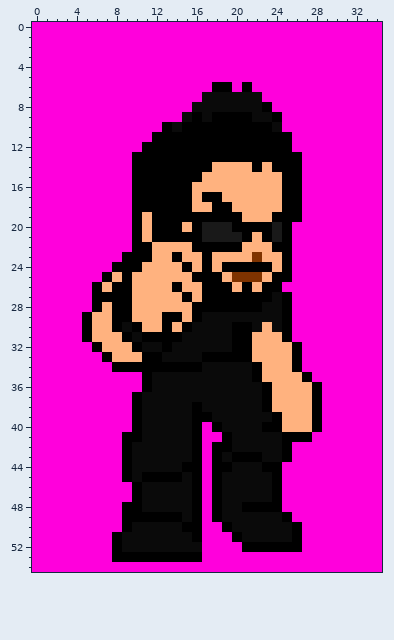
File history of a pixel-art sprite, chars/gil/sprites/hop_backwards_0.png. Above: the version before the commit.
The file is 35x55 pixels.
Once edited:
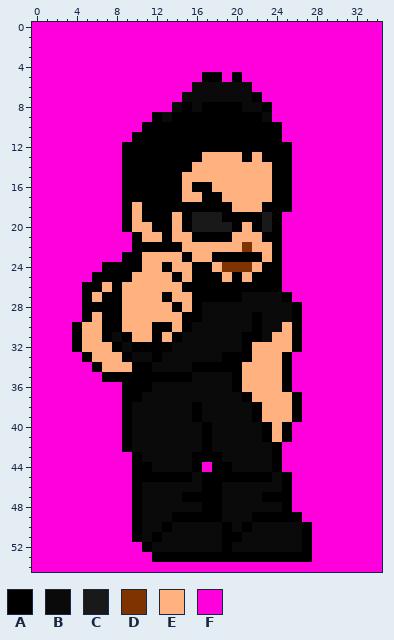
Palette (. is transparent): A #000000  B #0a0a0a  C #191919  D #7f3300  E #ffb27f  F #ff00dc
Change:
y 5: x 17..18 FF -> AA; x 20 F -> A
y 6: x 16..21 FFAAFA -> BBBBBB
y 7: x 15..16 FF -> BB; x 22 B -> A
y 8: x 14..15 FF -> BA; x 17..20 BBBB -> AAAA
y 9: x 12..15 FFFB -> ABAA; x 17 B -> A; x 22 B -> A; x 24 A -> F
y 10: x 11..12 FF -> AA; x 14 B -> A; x 24 B -> A
y 11: x 10..11 FF -> AA; x 25 A -> F
y 12: x 9..10 FF -> AA
y 13: x 9 F -> A; x 17..20 AAAA -> EEEE; x 22 A -> E; x 26 A -> F
y 14: x 9 F -> A; x 16..17 AA -> EE; x 22 A -> E; x 26 A -> F
y 15: x 9 F -> A; x 15..16 AA -> EE; x 24 E -> A; x 26 A -> F
y 16: x 9 F -> A; x 15..17 AEE -> EAA; x 24 E -> A; x 26 A -> F
y 17: x 9 F -> A; x 15 A -> E; x 24 E -> A; x 26 A -> F
y 18: x 9..10 FA -> AE; x 16..17 EE -> AA; x 23..24 EE -> AA; x 26 A -> F
y 19: x 9..11 FAE -> AEA; x 14 A -> E; x 16..18 AAA -> CCC; x 21..23 EEE -> AAC; x 25..26 AA -> FF
y 20: x 9..10 FA -> AE; x 14..16 AEA -> EAC; x 21 A -> E; x 23..25 ACA -> CAF
y 21: x 12 A -> E; x 14..15 AA -> EE; x 17..21 CCCCA -> AAAEE; x 24..25 CA -> AF
y 22: x 12..14 EEE -> AAA; x 16..21 AAAAAE -> EEEEED; x 25 A -> F
y 23: x 11 A -> E; x 14..15 AE -> EA; x 17..22 AEEEED -> EAAAAA; x 24..25 EA -> AF
y 24: x 7 F -> A; x 13 E -> A; x 15..16 AE -> EA; x 19..22 AAAA -> DDDE; x 24..25 EA -> AF
y 25: x 6 F -> A; x 8 E -> A; x 14 E -> A; x 20..23 DDDE -> AEAA; x 25 A -> F
y 26: x 5 F -> A; x 9 A -> E; x 14..16 AEE -> EAA; x 20 E -> A; x 22 E -> A
y 27: x 5..6 FA -> AE; x 9 A -> E; x 13 E -> A; x 15..16 AE -> EA; x 21..23 AAA -> BBB
y 28: x 5 F -> A; x 7 E -> A; x 9 A -> E; x 14 E -> A; x 17..22 AAAAAA -> BBBBBB; x 25..26 AF -> BA
y 29: x 7 E -> A; x 9 A -> E; x 13..15 AAE -> EEA; x 22 B -> A; x 25..26 AF -> BA
y 30: x 4..5 FA -> AE; x 7 E -> A; x 9..10 BA -> EE; x 12 E -> A; x 20..23 AABE -> BBAB; x 25..26 AF -> EA
y 31: x 4..5 FA -> AE; x 7..8 EE -> AB; x 10..11 BA -> EE; x 13 A -> E; x 20 A -> B; x 22..23 EE -> AB; x 25..26 AF -> EA
y 32: x 4..6 FFA -> AEE; x 8..9 EE -> AB; x 11..12 BB -> AA; x 20 A -> B
y 33: x 5..7 FFA -> AEE; x 9..11 EEA -> ABB; x 17..18 AA -> BB; x 25..26 EA -> AF
y 34: x 6..9 FFAA -> AEEE; x 12..15 AAAA -> BBBB; x 17..22 BBBBBA -> AAAAEE; x 25..26 EA -> AF
y 35: x 7..10 FFFF -> AAAA; x 12..15 BBBB -> AAAA; x 20..22 BBA -> AEE; x 25..27 EEA -> AFF
y 36: x 9..10 FF -> AA; x 20..23 BBBA -> AEEE; x 25..28 EEEA -> AFFF
y 37: x 9 F -> A; x 21..23 BBA -> AEE; x 26..28 EEA -> AFF
y 38: x 9..10 FA -> AB; x 22..23 BA -> AE; x 26..28 EEA -> AFF
y 39: x 9..10 FA -> AB; x 17 A -> B; x 22..24 BBA -> AEE; x 26..28 EEA -> AFF
y 40: x 9..10 FA -> AB; x 16..18 AFA -> BAB; x 24..28 AEEEA -> EAFFF
y 41: x 10 A -> B; x 16..19 AFFA -> BABB; x 23..24 BB -> AE; x 26..27 AA -> FF
y 42: x 16..19 AFAA -> BABB; x 24..25 BA -> AF
y 43: x 9..10 AB -> FA; x 17 F -> A; x 20..22 AAA -> BBB; x 24..25 BA -> AF
y 44: x 9..11 ABB -> FAA; x 15 A -> B; x 23 A -> B
y 45: x 9..10 AB -> FA; x 15..17 BAF -> ABA; x 19..25 BBBBBAF -> AAAAABA
y 46: x 16..17 AF -> BA; x 24..25 AF -> BA
y 47: x 15 B -> A; x 17 F -> A; x 23 B -> A; x 25 F -> A
y 48: x 9 A -> F; x 16..17 AF -> BA; x 21..25 AAAAF -> BBBBA
y 49: x 9 A -> F; x 11..13 AAA -> BBB; x 15 B -> A; x 17 F -> A; x 22..24 BBB -> AAA; x 26 F -> A
y 50: x 9..10 AB -> FA; x 13 B -> A; x 15..18 AAFF -> BBBB; x 21 B -> A; x 26..27 AF -> BA
y 51: x 8..10 ABB -> FFA; x 12 B -> A; x 16..19 AFFF -> BBBA; x 26..27 AF -> BA
y 52: x 8..11 ABBB -> FFFA; x 17..27 FFFFAAAAAAF -> BBABBBBBBBA
y 53: x 8..11 AAAA -> FFFF; x 17..27 FFFFFFFFFFF -> AAAAAAAAAAA
Where, in picture pixels (left, top, right, bottom), the same in both pictures:
changed: (72, 72, 322, 562)
